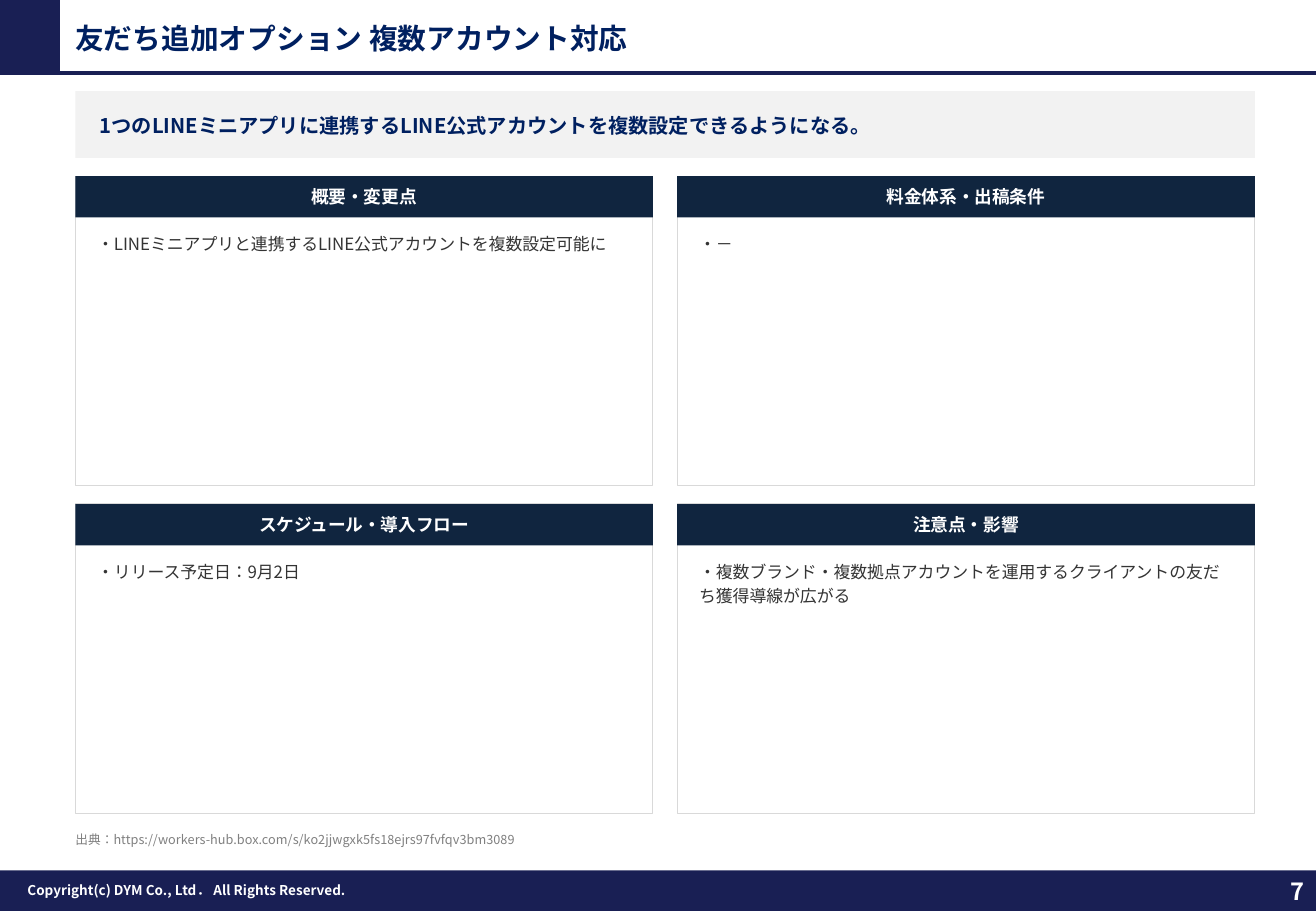
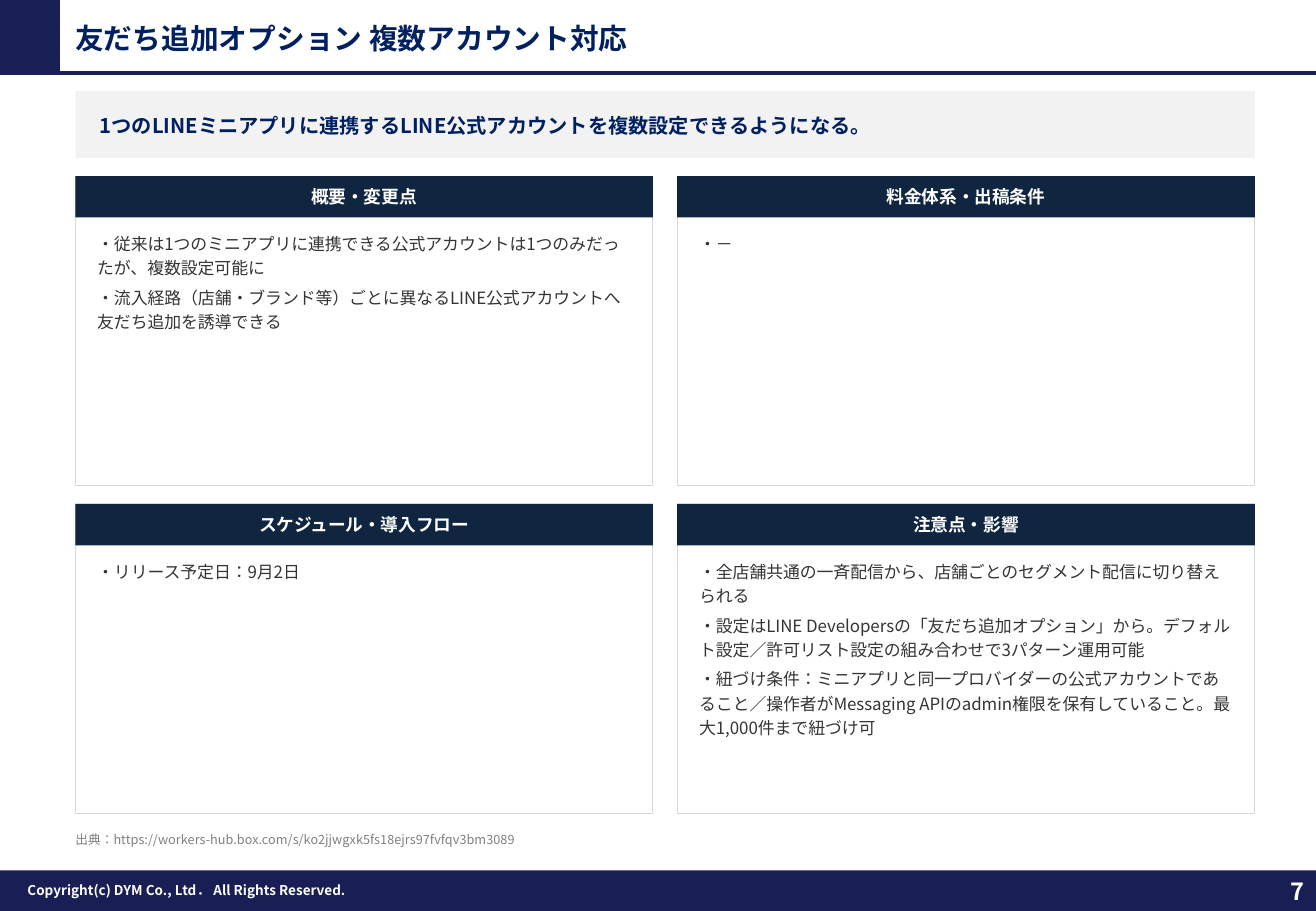
Before and after one commit to tonomura-r-dev/folder, a slide deck: slide 7 of LINEOA媒体最新情報_2026年9月トレンドレポート.pptx. Drawn at 1316x911 pixels with LibreOffice and Linux fonts; fonts in the diff are those of the drawing; background and template pictures are left out. Boxes give left, top, right and bottom in pixels: in the first picture for what was removed or moved away, otherwise in the second. Text is boxed around its words. In the diff, an @@ line names an element or a change of style, - is before the commit and + after.

```diff
--- a/LINEOA媒体最新情報_2026年9月トレンドレポート.pptx
+++ b/LINEOA媒体最新情報_2026年9月トレンドレポート.pptx
@@ text at (x1=97, y1=236, x2=621, y2=306): text changed @@
-・LINEミニアプリと連携するLINE公式アカウントを複数設定可能に
+・従来は1つのミニアプリに連携できる公式アカウントは1つのみだったが、複数設定可能に
+・流入経路（店舗・ブランド等）ごとに異なるLINE公式アカウントへ友だち追加を誘導できる
@@ text at (x1=699, y1=563, x2=1230, y2=737): text changed @@
-・複数ブランド・複数拠点アカウントを運用するクライアントの友だち獲得導線が広がる
+・全店舗共通の一斉配信から、店舗ごとのセグメント配信に切り替えられる
+・設定はLINE Developersの「友だち追加オプション」から。デフォルト設定／許可リスト設定の組み合わせで3パターン運用可能
+・紐づけ条件：ミニアプリと同一プロバイダーの公式アカウントであること／操作者がMessaging APIのadmin権限を保有していること。最大1,000件まで紐づけ可
```
Also in this commit, not shown: 3 other slides changed, 1 other file.
